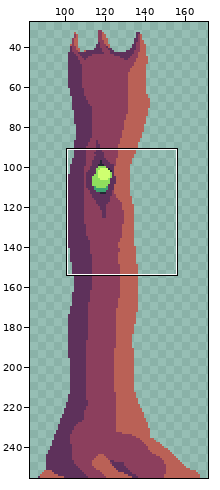
A pixel-art file gets an edit: scenes/game/forest/ent/ent.aseprite. Above, an overview of the earlier version with the close-up marked.
Close-up. The starting point:
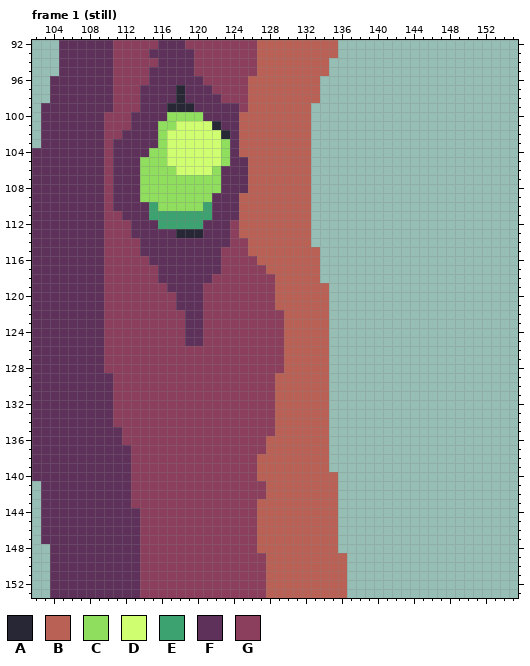
256x256 pixels, 23 frames. Shown: frame 1 (still): x 102..155, y 92..153. The wide view leaves out empty margins. The commit also changed other frames or places, which this record leaves out.
Visible layers, top first: "ent", "orb".
Palette (. is transparent): A #272736  B #ba6156  C #8fde5d  D #cfff70  E #3ca370  F #5e315b  G #8c3f5d
Pixels before, frame 1 (still) (only the part around the change), first column x 107:
 93 FFFFGGGGFFFFFGGGGGGGBBBBBBBBB
 94 FFFFGGGGGFFFFGGGGGGGBBBBBBBB.
 95 FFFFGGGGFFFFFGGGGGGGBBBBBBBB.
 96 FFFFGGGGFFFFFFGGGGGBBBBBBBB..
 97 FFFFGGGFFFFAFFFGGGGBBBBBBBB..
 98 FFFFGGGFFFFAFFFFGGGBBBBBBBB..
 99 FFFFGGGFFFAAAFFFFFGBBBBBBB...
100 FFFGGGFFFFCCCCFFFFBBBBBBBB...
101 FFFGGGFFFCCDDDDAFFBBBBBBBB...
102 FFFGGFFFFCDDDDDDAFBBBBBBBB...
103 FFFGFFFFFCDDDDDDCFBBBBBBBB...
104 FFFGFFFFCCDDDDDDCFBBBBBBBB...
105 FFFGFFFCCCDDDDDDCFFBBBBBBB...
106 FFFGFFFCCCCDDDDCFFFBBBBBBB...
107 FFFGFFFCCCCCCCCCFFFBBBBBBB...
108 FFFGFFFCCCCCCCCCFFFBBBBBBB...
109 FFFGFFFCCCCCCCCFFFBBBBBBBB...
110 FFFGFFFFECCCCCEFFFBBBBBBBB...
111 FFFGGFFFEEEEEEEFFFBBBBBBBB...
112 FFFGGGFFFEEEEEFFFGBBBBBBBB...
113 FFFGGGFFFFFAAAFFFGBBBBBBBB...
114 FFFGGGGFFFFFFFFFFGGBBBBBBB...
115 FFFGGGGFFFFFFFFFGGGBBBBBBBB..
116 FFFGGGGGFFFFFFFFGGGGBBBBBBB..
117 FFFGGGGGGFFFFFFFGGGGGBBBBBB..
And afterwards:
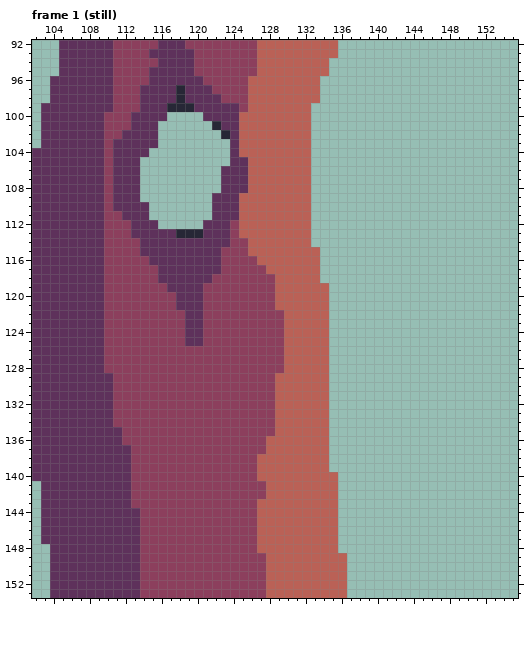
What changed:
layer "orb" now hidden
Frame 1 (still):
The edit erases colour C in row 100 at x 117 to 120; in row 101 at x 116 to 117; in row 102 at x 116; in row 103 at x 116 and 123; in row 104 at x 115 to 116 and 123; in row 105 at x 114 to 116 and 123.
The edit erases colour C in row 106 at x 114 to 117 and 122; in rows 107 to 108 at x 114 to 122; in row 109 at x 114 to 121; in row 110 at x 116 to 120.
The edit erases colour D in row 101 at x 118 to 121; in rows 102 to 105 at x 117 to 122; in row 106 at x 118 to 121.
The edit erases colour E in row 110 at x 115 and 121; in row 111 at x 115 to 121; in row 112 at x 116 to 120.
Boxes around the changes in both close-ups, in picture pixels (x1, y1, x2, y2):
erased: (140, 112, 230, 229)
